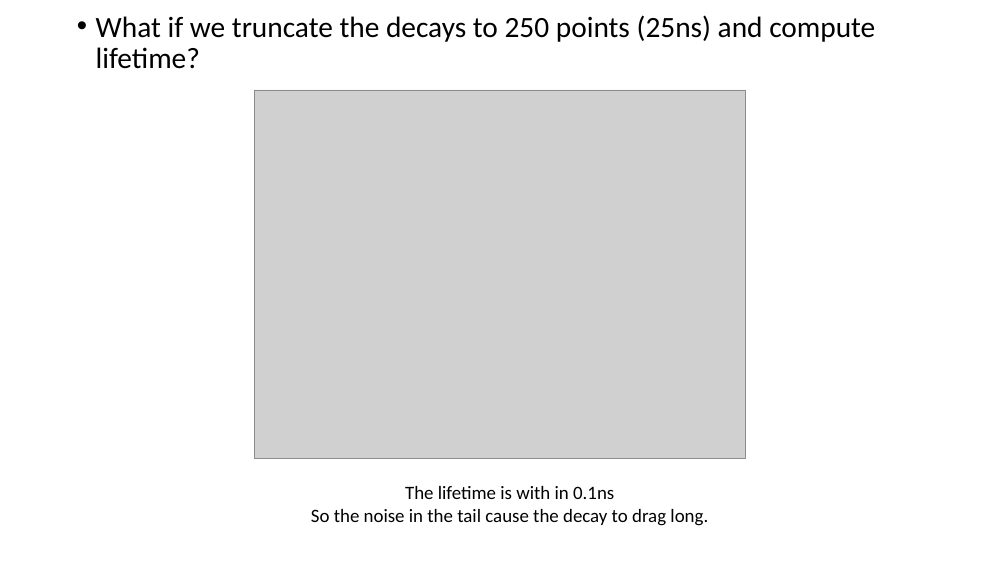
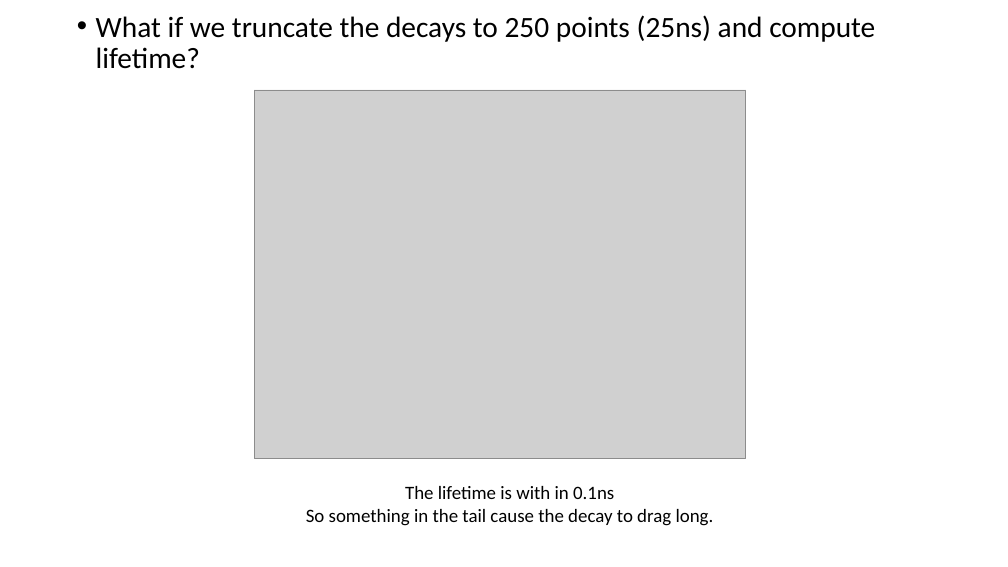
Before and after one commit to marculab/FLImBrushDataProcessingTool, a slide deck: slide 30 of AlphaDeterminatin/FLImBRUSH data processing.pptx (slide 27 before the commit). Drawn at 1008x567 pixels with LibreOffice and Linux fonts; fonts in the diff are those of the drawing; grey boxes stand for pictures. Boxes give left, top, right and bottom in pixels: in the first picture for what was removed or moved away, otherwise in the second. Text is boxed around its words. In the diff, an @@ line names an element or a change of style, - is before the commit and + after.

```diff
--- a/AlphaDeterminatin/FLImBRUSH data processing.pptx
+++ b/AlphaDeterminatin/FLImBRUSH data processing.pptx
@@ text at box(306, 509, 714, 526): text changed @@
-So the noise in the tail cause the decay to drag long.
+So something in the tail cause the decay to drag long.
```
Also in this commit, not shown: 8 other slides changed, 36 slides added, 4 slides removed.
